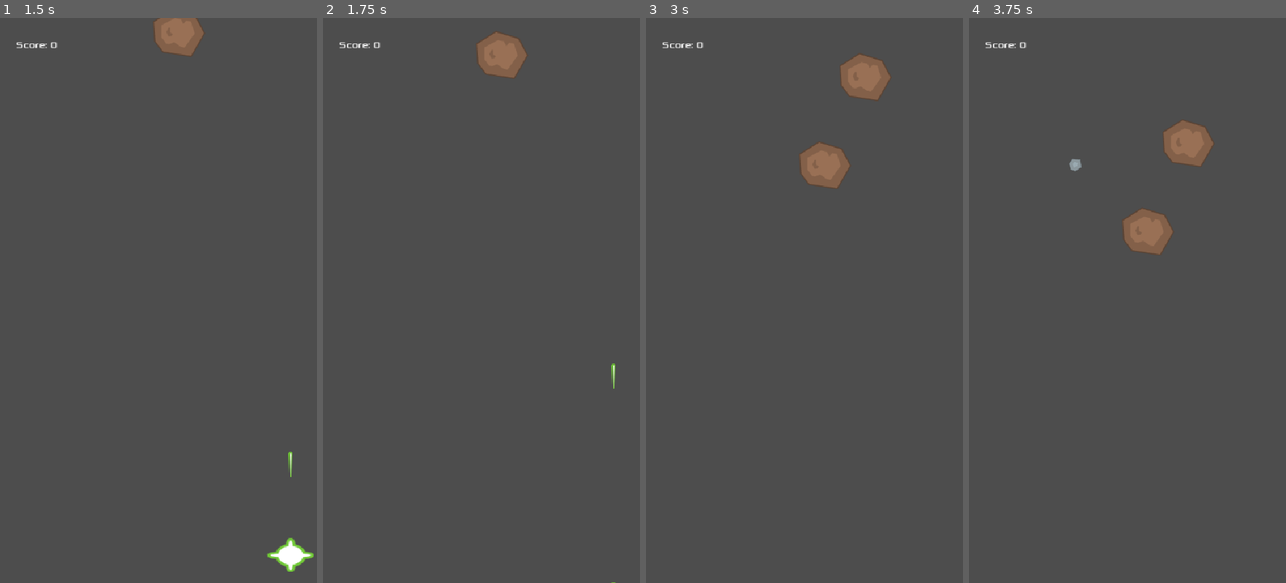
Above: before the commit, frames 1-4 (left to right).
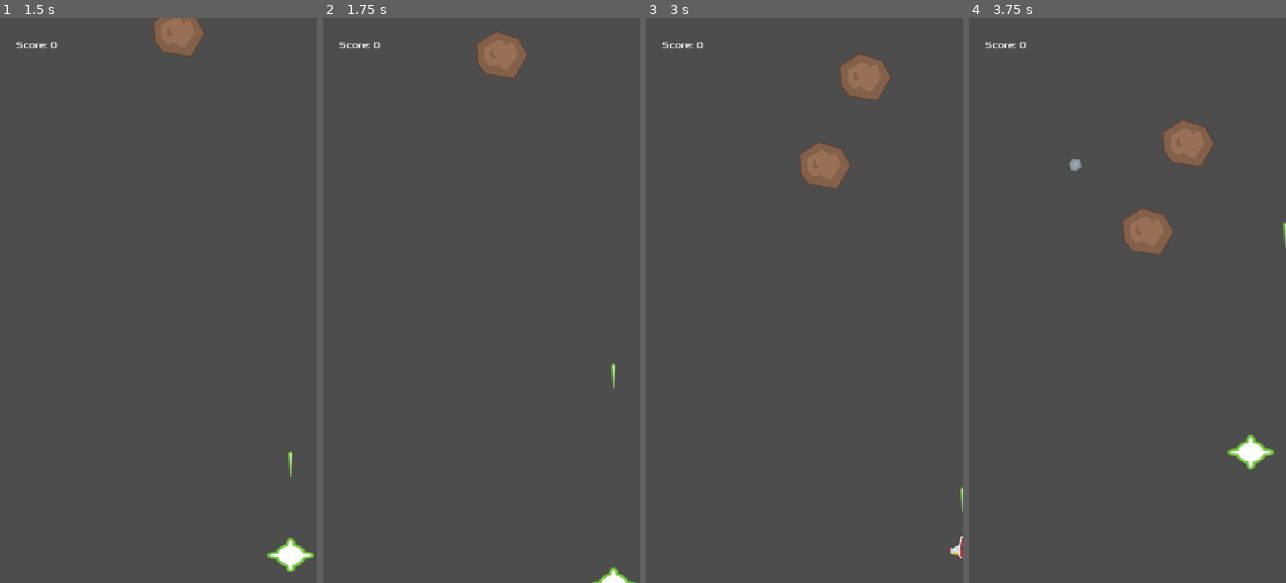
Above: after the commit, the same moments.

Repository: patsygibson/the_space_waste_game
Game: Godot game, scene res://scenes/main.tscn
Two runs of this game, one before a commit and one after it. Both use one fixed random seed, a clock stepped at 60 frames per second and the inputs below.
Inputs:
- Up to frame 1 (1.5 s): tap Enter at 0.5 s; hold Right (move_right) 0.53-1.28 s; tap W (shield_activation) at 0.6 s; hold Down (move_down) from 1.28 s (still down); tap Space (shoot) at 1.35 s
- Up to frame 2 (1.75 s): keep holding Down (move_down)
- Up to frame 3 (3 s): release Down (move_down) at 2.03 s; hold Right (move_right) 2.03-2.78 s; tap W (shield_activation) at 2.1 s; hold Up (move_up) from 2.78 s (still down); tap Space (shoot) at 2.85 s
- Up to frame 4 (3.75 s): release Up (move_up) at 3.53 s; hold Left (move_left) from 3.53 s (still down); tap W (shield_activation) at 3.6 s

Frame 1 is identical in both runs. In frame 2, 0.2% of the frame differs, in the area x 84-99%, y 97-100%; in frame 3, 0.1%; in frame 4, 0.5%, in the area x 81-100%, y 36-80%.

Commit message:
CLAMPING + HIGH SCORE AND GAME OVER DISPLAY +
added game over screen + its UI and high score and score that updates and is added to the game over screen.

Diff:
--- /dev/null
+++ b/scenes/game_over_screen.tscn
@@ -0,0 +1,138 @@
+[gd_scene format=3 uid="uid://b4qa7ilesy7ly"]
+
+[ext_resource type="Script" uid="uid://cn2418vltgd8j" path="res://scripts/game_over_screen.gd" id="1_iwahs"]
+
+[sub_resource type="StyleBoxFlat" id="StyleBoxFlat_uu1al"]
+bg_color = Color(0.67881256, 0.48279035, 0.9457012, 1)
+corner_radius_top_left = 25
+corner_radius_top_right = 25
+corner_radius_bottom_right = 25
+corner_radius_bottom_left = 25
+
+[sub_resource type="FontVariation" id="FontVariation_ca82n"]
+
+[sub_resource type="LabelSettings" id="LabelSettings_uu1al"]
+
+[sub_resource type="LabelSettings" id="LabelSettings_4vnjk"]
+
+[node name="GameOverScreen" type="Control" unique_id=378264777]
+layout_mode = 3
+anchors_preset = 15
+anchor_right = 1.0
+anchor_bottom = 1.0
+grow_horizontal = 2
+grow_vertical = 2
+script = ExtResource("1_iwahs")
+
+[node name="ColorRect" type="ColorRect" parent="." unique_id=1944672290]
+layout_mode = 1
+anchors_preset = 15
+anchor_right = 1.0
+anchor_bottom = 1.0
+grow_horizontal = 2
+grow_vertical = 2
+color = Color(0, 0, 0, 0.49019608)
+
+[node name="Panel" type="Panel" parent="." unique_id=1421672667]
+layout_mode = 1
+anchors_preset = 8
+anchor_left = 0.5
+anchor_top = 0.5
+anchor_right = 0.5
+anchor_bottom = 0.5
+offset_left = -186.5
+offset_top = -161.0
+offset_right = 186.5
+offset_bottom = 161.0
+grow_horizontal = 2
+grow_vertical = 2
+theme_override_styles/panel = SubResource("StyleBoxFlat_uu1al")
+
+[node name="GameOver" type="Label" parent="Panel" unique_id=1990033084]
+layout_mode = 1
+anchors_preset = -1
+anchor_left = 0.5
+anchor_top = 0.11800001
+anchor_right = 0.5
+anchor_bottom = 0.11800001
+offset_left = -49.0
+offset_top = 0.0039978027
+offset_right = 48.0
+offset_bottom = 23.004002
+grow_horizontal = 2
+theme_override_fonts/font = SubResource("FontVariation_ca82n")
+theme_override_font_sizes/font_size = 46
+text = "GAME OVER!"
+label_settings = SubResource("LabelSettings_uu1al")
+horizontal_alignment = 1
+
+[node name="HighScore" type="Label" parent="Panel" unique_id=1001959062]
+layout_mode = 1
+anchors_preset = 8
+anchor_left = 0.5
+anchor_top = 0.5
+anchor_right = 0.5
+anchor_bottom = 0.5
+offset_left = -64.0
+offset_top = -11.5
+offset_right = 64.0
+offset_bottom = 11.5
+grow_horizontal = 2
+grow_vertical = 2
+theme_override_fonts/font = SubResource("FontVariation_ca82n")
+theme_override_font_sizes/font_size = 46
+text = "High Score: 9999"
+label_settings = SubResource("LabelSettings_4vnjk")
+horizontal_alignment = 1
+
+[node name="Score" type="Label" parent="Panel" unique_id=948910042]
+layout_mode = 1
+anchors_preset = -1
+anchor_left = 0.5
+anchor_top = 0.34300002
+anchor_right = 0.5
+anchor_bottom = 0.34300002
+offset_left = -64.5
+offset_top = -11.446007
+offset_right = 63.5
+offset_bottom = 11.553993
+grow_horizontal = 2
+grow_vertical = 2
+theme_override_fonts/font = SubResource("FontVariation_ca82n")
+theme_override_font_sizes/font_size = 46
+text = "Score: 9999"
+label_settings = SubResource("LabelSettings_4vnjk")
+horizontal_alignment = 1
+
+[node name="RestartButton" type="Button" parent="Panel" unique_id=453384306]
+layout_mode = 1
+anchors_preset = -1
+anchor_left = 0.48900002
+anchor_top = 0.65400004
+anchor_right = 0.5
+anchor_bottom = 0.65500003
+offset_left = -75.397
+offset_top = -16.588013
+offset_right = 71.5
+offset_bottom = 16.589996
+grow_horizontal = 2
+grow_vertical = 2
+text = "RETRY"
+
+[node name="QuitButton" type="Button" parent="Panel" unique_id=543295067]
+layout_mode = 1
+anchors_preset = -1
+anchor_left = 0.48900002
+anchor_top = 0.79700005
+anchor_right = 0.48900002
+anchor_bottom = 0.79700005
+offset_left = -74.397
+offset_top = -17.634003
+offset_right = 74.603
+offset_bottom = 17.365997
+grow_horizontal = 2
+grow_vertical = 0
+text = "QUIT"
+
+[connection signal="pressed" from="Panel/RestartButton" to="." method="_on_restart_button_pressed"]
+[connection signal="pressed" from="Panel/QuitButton" to="." method="_on_quit_button_pressed"]
--- a/scenes/main.tscn
+++ b/scenes/main.tscn
@@ -8,6 +8,7 @@
 [ext_resource type="Script" uid="uid://hvq3hsmkunp2" path="res://scripts/score_label.gd" id="6_o6xl0"]
 [ext_resource type="PackedScene" uid="uid://3b1xthyrxuae" path="res://scenes/trash.tscn" id="7_o6xl0"]
 [ext_resource type="PackedScene" uid="uid://c3dn5s36e51ky" path="res://scenes/asteroid.tscn" id="8_tipki"]
+[ext_resource type="PackedScene" uid="uid://b4qa7ilesy7ly" path="res://scenes/game_over_screen.tscn" id="9_85g3d"]
 
 [node name="Main" type="Node2D" unique_id=1683689896]
 script = ExtResource("1_0wfyh")
@@ -20,7 +21,7 @@
 [node name="Player" parent="." unique_id=1104090414 node_paths=PackedStringArray("score_label") groups=["player"] instance=ExtResource("2_sugp2")]
 position = Vector2(270, 850)
 collision_mask = 0
-score_label = NodePath("../UI/ScoreLabel")
+score_label = NodePath("../UILayer/HUD/ScoreLabel")
 
 [node name="PlayerSpawnPos" type="Marker2D" parent="." unique_id=1460920092]
 position = Vector2(270, 850)
@@ -30,7 +31,11 @@
 [node name="Laser" parent="LaserContainer" unique_id=836802162 instance=ExtResource("3_sugp2")]
 position = Vector2(270, 815)
 
-[node name="UI" type="Control" parent="." unique_id=195138154]
+[node name="EnemyContainer" type="Node2D" parent="." unique_id=804151607]
+
+[node name="UILayer" type="CanvasLayer" parent="." unique_id=1455782672]
+
+[node name="HUD" type="Control" parent="UILayer" unique_id=195138154]
 layout_mode = 3
 anchors_preset = 0
 offset_left = 21.0
@@ -38,7 +43,7 @@
 offset_right = 108.0
 offset_bottom = 58.0
 
-[node name="ScoreLabel" type="Label" parent="UI" unique_id=944981144]
+[node name="ScoreLabel" type="Label" parent="UILayer/HUD" unique_id=944981144]
 layout_mode = 0
 offset_left = 6.0
 offset_top = 18.0
@@ -48,6 +53,7 @@
 text = "Score: 0"
 script = ExtResource("6_o6xl0")
 
-[node name="EnemyContainer" type="Node2D" parent="." unique_id=804151607]
+[node name="GameOverScreen" parent="UILayer" unique_id=378264777 instance=ExtResource("9_85g3d")]
+visible = false
 
 [connection signal="timeout" from="EnemySpawnTimer" to="." method="_on_enemy_spawn_timer_timeout"]
--- /dev/null
+++ b/scripts/game_over_screen.gd
@@ -0,0 +1,14 @@
+extends Control
+
+func _on_restart_button_pressed():
+	get_tree().reload_current_scene()
+
+
+func _on_quit_button_pressed():
+	get_tree().quit()
+
+func set_score(value):
+	$Panel/Score.text = "Score: " + str(value)
+
+func set_HighScore(value):
+	$Panel/HighScore.text = "High Score: " + str(value)
--- a/scripts/main.gd
+++ b/scripts/main.gd
@@ -1,12 +1,12 @@
 extends Node2D
 @export var enemy_scenes: Array[PackedScene] = []
-
 @onready var player_spawn_pos = $PlayerSpawnPos
 @onready var laser_container = $LaserContainer
 @onready var timer = $EnemySpawnTimer
 @onready var enemy_container = $EnemyContainer
-
+@onready var gos = $UILayer/GameOverScreen
 var player = null
+var high_score = 0
 
 # Called when the node enters the scene tree for the first time.
 func _ready():
@@ -15,6 +15,7 @@
 	player.global_position = player_spawn_pos.global_position
 	#this is so that even if you move the player object within the 2D workspace, if you run the game the player will still spawn in the spawn position
 	player.laser_shot.connect(_on_player_laser_shot)
+	player.killed.connect(_on_player_killed)
 
 
 #If press input "esc" it calls the method quit that is inside get_tree.
@@ -35,3 +36,13 @@
 	var e = enemy_scenes.pick_random().instantiate() #Connected 'timeout' to '_on_enemy_spawn_timer_timeout'. This is so it picks a random packed scene within the array oof enemy_scenes.
 	e.global_position = Vector2(randf_range(50, 500), -50)
 	enemy_container.add_child(e)
+
+func _on_player_killed():
+	if player.score > high_score:  #If the player score is greater than the high score then the score becomes the high score.
+		high_score = player.score
+
+	gos.set_score(player.score)   #setting the score in the gos
+	gos.set_HighScore(high_score)
+
+	await get_tree().create_timer(1).timeout  #So the Game Over Screen doesn't pop up too quickly when the player dies.
+	gos.visible = true
--- a/scripts/player.gd
+++ b/scripts/player.gd
@@ -2,6 +2,7 @@
 extends CharacterBody2D
 
 signal laser_shot(laser_scene, location)
+signal killed
 
 @export var speed = 300.0
 @export var score_label: Label
@@ -28,11 +29,13 @@
 	velocity = direction * speed
 	move_and_slide() #calling this method so that the character body can move
 	#However direction on its own direction isn't enough for the player to move at a considerable speed so we add speed to velocity after declaring it at the top.
+	global_position = global_position.clamp(Vector2.ZERO, get_viewport_rect().size)
 
 func shoot():
 	laser_shot.emit(laser_scene, muzzle.global_position)
 
 func die():
+	killed.emit()
 	queue_free()
 
 func update_score(value: int) -> void:
--- a/scripts/trash.gd
+++ b/scripts/trash.gd
@@ -1,5 +1,5 @@
 class_name trash extends Bigbrown
-
+#@export var high_score = $GameOverScreen/HighScore
 @export var score_value: int = 1
 
 # Called when the node enters the scene tree for the first time.
@@ -16,4 +16,6 @@
 	if body is Player:
 		body.update_score(score_value)
 		print("New Score: ", body.score)
+	#if score < high_score:
+		#high_score = score  #if the score becomes greater than the old high score then that score becomes the new high score.
 		die()
Not shown, added: scripts/game_over_screen.gd.uid
